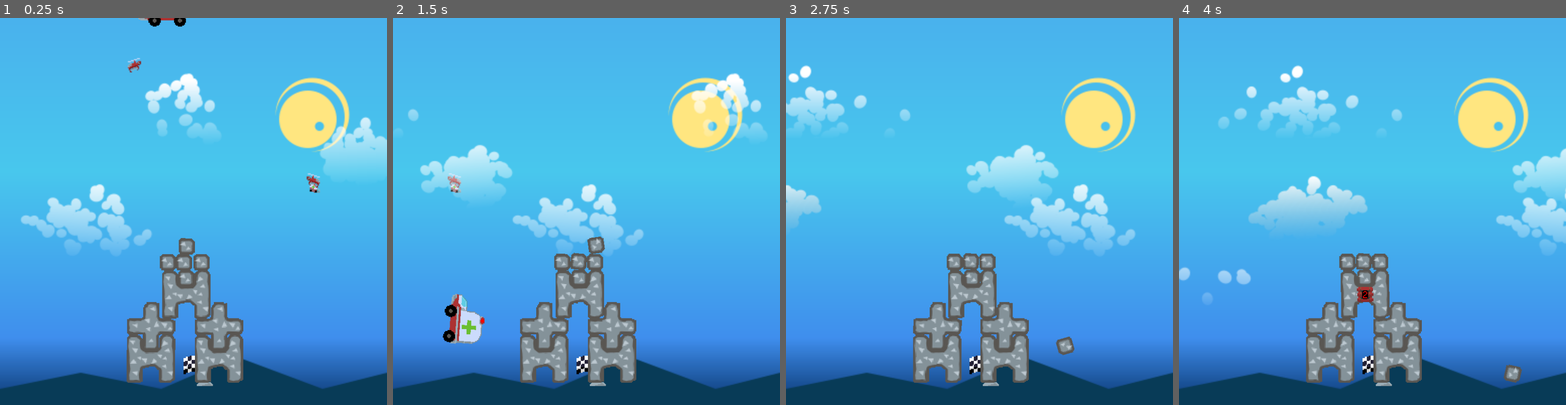
Above: before the commit, frames 1-4 (left to right).
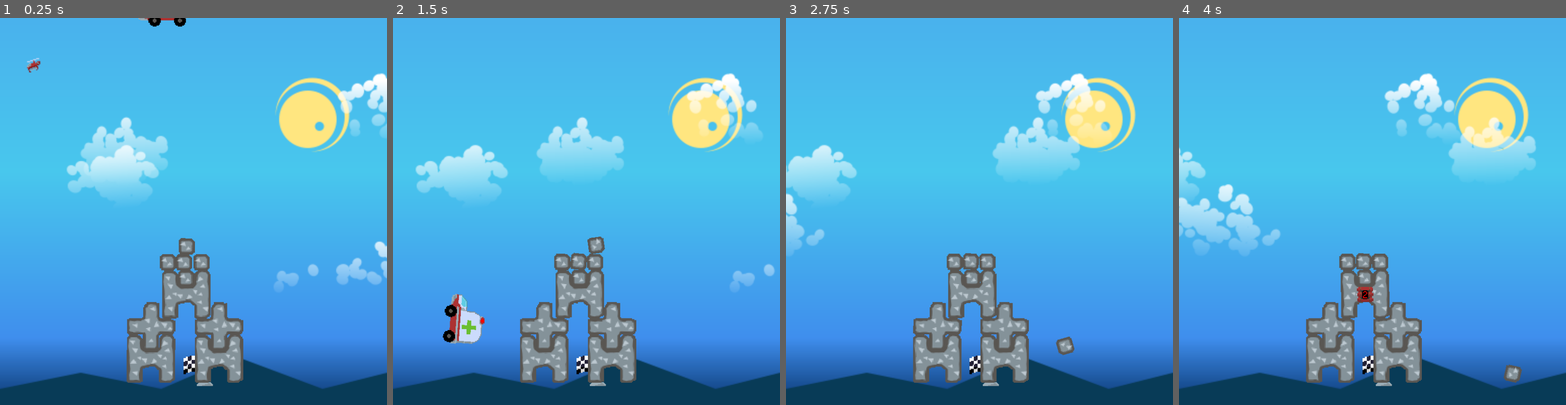
Above: after the commit, the same moments.

Repository: BeanPoleGamesDev/DynamiteParamedics
Game: Godot game, scene res://app/scenes/LevelOne.tscn
The game is run twice, just before and just after one commit, with the same random seed, the same clock (stepped at 60 frames per second) and the same inputs.
Inputs (mouse positions are in pixels of both pictures, inside the frame that each line leads up to):
- Up to frame 1 (0.25 s): no input
- Up to frame 2 (1.5 s): move the mouse to (671, 192) at 0.52 s; click (671, 192) at 0.6 s; move the mouse to (509, 230) at 1.27 s; click (509, 230) at 1.35 s
- Up to frame 3 (2.75 s): move the mouse to (1018, 126) at 2.02 s; click (1018, 126) at 2.1 s
- Up to frame 4 (4 s): move the mouse to (1353, 288) at 2.77 s; click (1353, 288) at 2.85 s; move the mouse to (1488, 269) at 3.52 s; click (1488, 269) at 3.6 s

The runs differ from the first frame. In frame 1, 11% of the frame differs, in the area x 5-100%, y 10-70%; in frame 2, 6.5%; in frame 3, 11%; in frame 4, 13%, in the area x 0-100%, y 12-74%.

Commit message:
background

Diff:
--- a/app/objects/background.tscn
+++ b/app/objects/background.tscn
@@ -12,6 +12,7 @@
 scale = Vector2(2.125, 2.125)
 transform = Transform2D(2.125, 0, 0, 2.125, 0, 0)
 script = ExtResource("1_1fl22")
+speed = 50
 
 [node name="sky" type="ParallaxLayer" parent="."]
 motion_scale = Vector2(0, 0)
@@ -29,14 +30,16 @@
 texture = ExtResource("2_0o37k")
 
 [node name="helcopter1" type="ParallaxLayer" parent="."]
-motion_scale = Vector2(0.3, 0.3)
+motion_scale = Vector2(-2, -2)
+motion_mirroring = Vector2(1920, 0)
 
 [node name="Sprite2D" type="Sprite2D" parent="helcopter1"]
 position = Vector2(57.8823, 49.8824)
 texture = ExtResource("3_bkc41")
 
 [node name="helcopter2" type="ParallaxLayer" parent="."]
-motion_scale = Vector2(-0.2, -0.2)
+motion_scale = Vector2(2.4, 2.4)
+motion_mirroring = Vector2(3072, 0)
 
 [node name="Sprite2D" type="Sprite2D" parent="helcopter2"]
 position = Vector2(361.412, 164.235)
@@ -51,7 +54,7 @@
 offset = Vector2(576, 192)
 
 [node name="clouds2" type="ParallaxLayer" parent="."]
-motion_scale = Vector2(-0.8, -0.8)
+motion_scale = Vector2(-0.7, -0.7)
 motion_mirroring = Vector2(1152, 0)
 
 [node name="Sprite2D" type="Sprite2D" parent="clouds2"]
